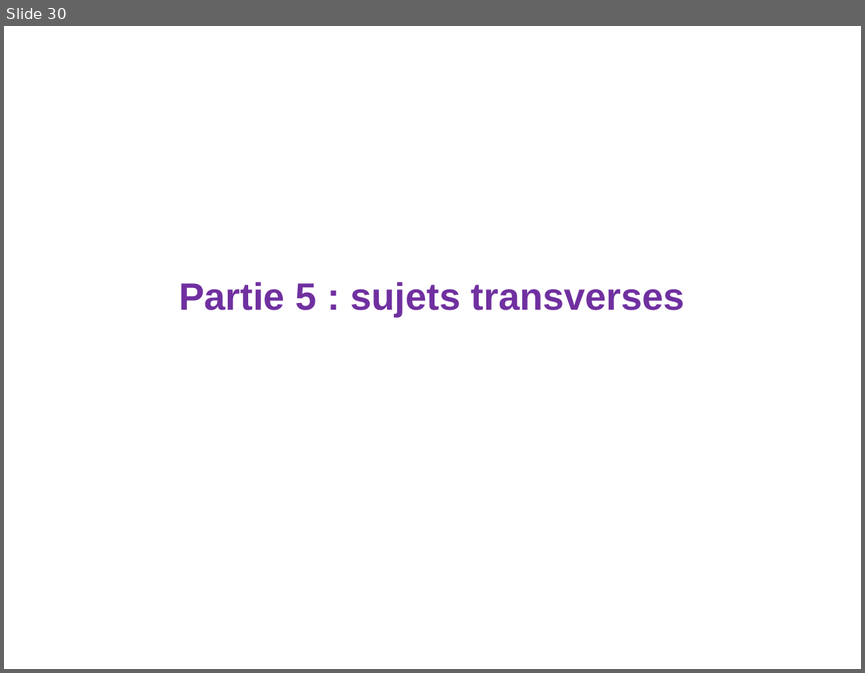
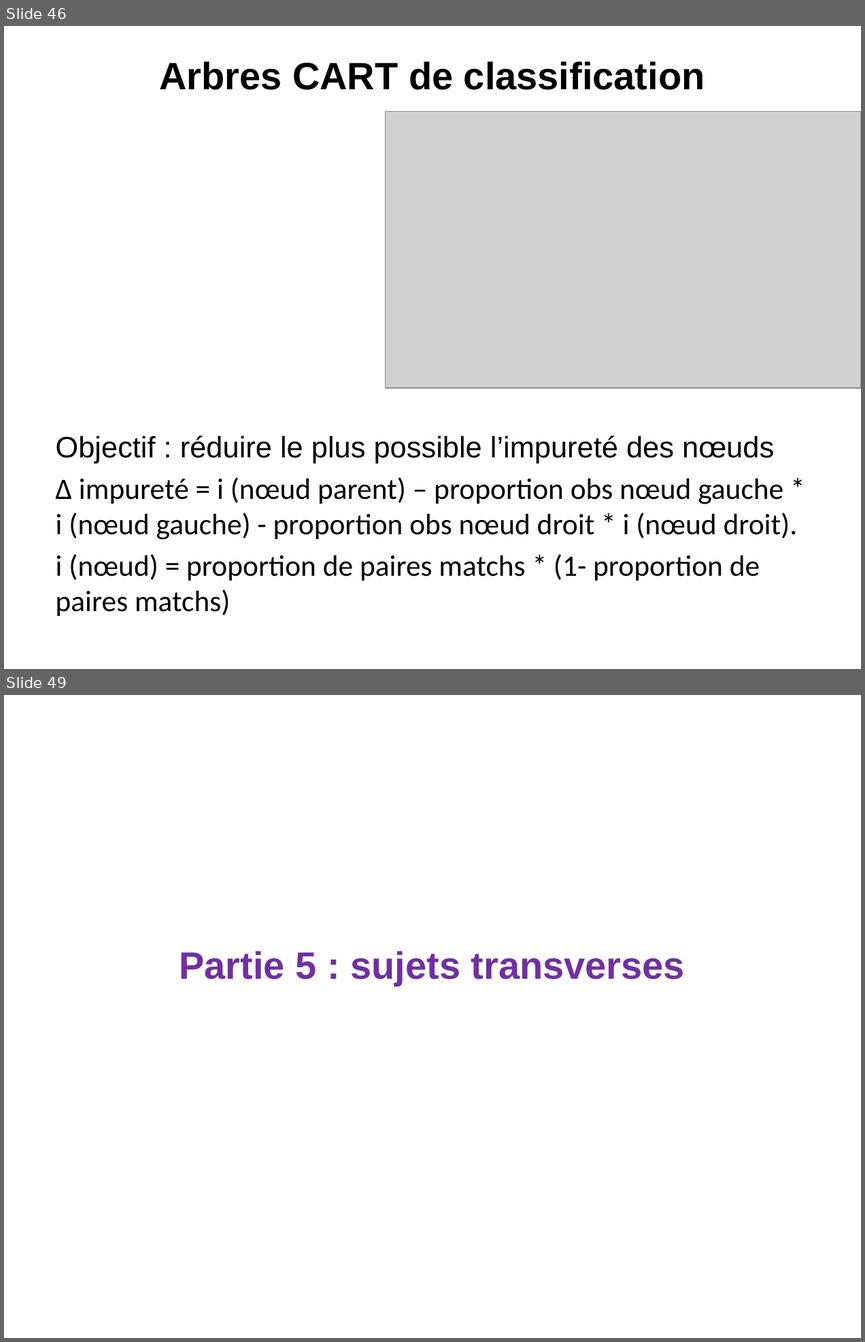
Before and after one commit to loicmidy/formation-python, a slide deck: formation python.pptx. Shown one above the other, each under a label of ours: slide 30 before the commit, slides 46 and 49 after it; the slides between them are not shown. The pictures are 865x673 and 865x1342 pixels, drawn with LibreOffice and Linux fonts; fonts in the diff are those of the drawing; grey boxes stand for pictures. Boxes give left, top, right and bottom in pixels: in the first picture for what was removed or moved away, otherwise in the second. Text is boxed around its words. In the diff, an @@ line names an element or a change of style, - is before the commit and + after.

```diff
--- a/formation python.pptx
+++ b/formation python.pptx
@@ slide 46 added at (4, 26, 861, 669), background #FFFFFF @@
@@ title added at (159, 61, 705, 90), 32 pt, text #000000, bold @@
+Arbres CART de classification
@@ picture added at (385, 111, 861, 388) @@
@@ text added at (56, 435, 798, 616), 24.8 pt, text #000000 @@
+Objectif : réduire le plus possible l’impureté des nœuds
+Δ impureté = i (nœud parent) – proportion obs nœud gauche * i (nœud gauche) - proportion obs nœud droit * i (nœud droit).
+i (nœud) = proportion de paires matchs * (1- proportion de paires matchs)
@@ what was slide 30 is now slide 49 @@
```
Also in this commit, not shown: 4 slides changed, 20 other slides added, 1 slide removed, 16 other files.
